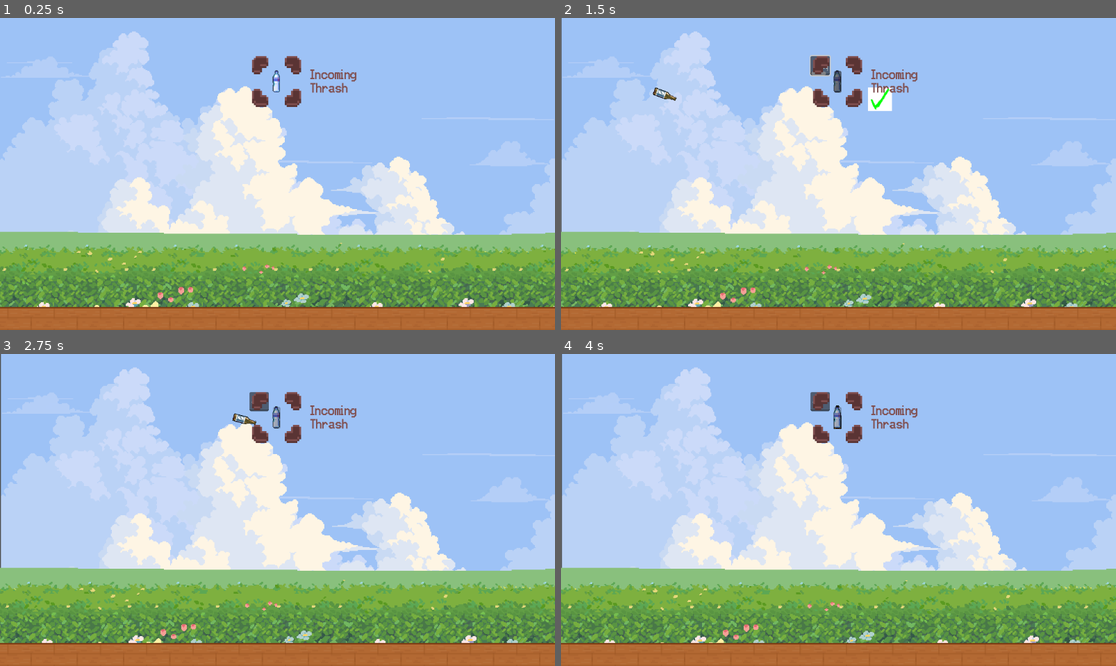
Above: before the commit, frames 1-4 (two rows, left to right).
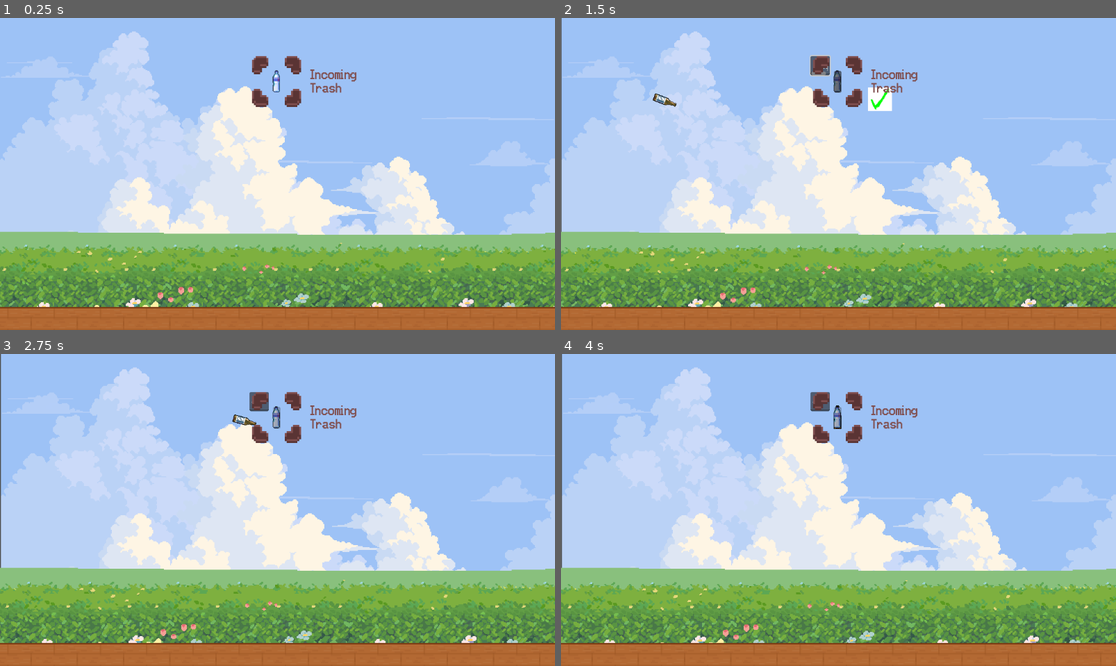
Above: after the commit, the same moments.

Repository: funkymonkeysgames/lame-jam-59
Game: Godot game, scene res://Scenes/main.tscn
Two runs of this game, one before a commit and one after it. Both use one fixed random seed, a clock stepped at 60 frames per second and the inputs below.
Inputs (mouse positions are in pixels of both pictures, inside the frame that each line leads up to; where the layout moved, square brackets give the same spot in the first picture):
- Up to frame 1 (0.25 s): no input
- Up to frame 2 (1.5 s): click (838, 80) at 0.5 s; click (821, 64) at 1.27 s; type "Alex" at 1.35 s
- Up to frame 3 (2.75 s): click (316, 435) at 2 s
- Up to frame 4 (4 s): click (805, 422) [805, 419] at 2.75 s; click (838, 416) at 3.5 s

The runs differ from the first frame. In frame 1, less than 0.1% of the frame differs, in the area x 56-63%, y 20-25%; in frame 2, 0.3%, in the area x 16-63%, y 20-29%; in frame 3, 0.2%; in frame 4, less than 0.1%.

Commit message:
clean up

Diff:
--- a/Scenes/main.tscn
+++ b/Scenes/main.tscn
@@ -16,7 +16,6 @@
 [ext_resource type="Texture2D" uid="uid://bjtulqs5l3hv0" path="res://Assets/UI/panel.png" id="14_jkdf5"]
 [ext_resource type="Texture2D" uid="uid://cyyvwngsuay0m" path="res://Assets/UI/box.png" id="15_wsu2k"]
 [ext_resource type="FontFile" uid="uid://djne8hhwxuugs" path="res://Assets/Fonts/easvhs.ttf" id="16_k12tt"]
-[ext_resource type="Script" uid="uid://cr5aldwomsi7m" path="res://Scripts/tetris_spawner.gd" id="17_h1bgf"]
 
 [sub_resource type="SpriteFrames" id="SpriteFrames_6bp64"]
 animations = [{
@@ -251,14 +250,6 @@
 position = Vector2(557.00006, 651)
 scale = Vector2(2000, 100)
 
-[node name="TetrisSpawner" parent="." unique_id=325327661 instance=ExtResource("3_8gbba")]
-process_mode = 4
-visible = false
-
-[node name="nextObjectPreview" parent="TetrisSpawner" index="0" unique_id=587752958]
-z_index = 3
-position = Vector2(875, 118)
-
 [node name="Background" type="Node2D" parent="." unique_id=1253728426]
 
 [node name="Floor2" type="Node2D" parent="Background" unique_id=1265041152]
@@ -384,7 +375,7 @@
 offset_top = 107.0
 offset_right = 794.0
 offset_bottom = 216.0
-text = "Incoming Thrash"
+text = "Incoming Trash"
 label_settings = SubResource("LabelSettings_h1bgf")
 autowrap_mode = 2
 
@@ -436,36 +427,7 @@
 label_settings = SubResource("LabelSettings_h1bgf")
 autowrap_mode = 2
 
-[node name="TetrisSpawner2" type="Node2D" parent="." unique_id=111871940 node_paths=PackedStringArray("nextObjectPreview")]
-process_mode = 4
-visible = false
-script = ExtResource("17_h1bgf")
-nextObjectPreview = NodePath("nextObjectPreview")
-
-[node name="nextObjectPreview" type="Sprite2D" parent="TetrisSpawner2" unique_id=1390683866]
-position = Vector2(574, 132)
-
-[node name="Button" type="Button" parent="TetrisSpawner2/nextObjectPreview" unique_id=1546908348]
-custom_minimum_size = Vector2(60, 60)
-anchors_preset = 8
-anchor_left = 0.5
-anchor_top = 0.5
-anchor_right = 0.5
-anchor_bottom = 0.5
-offset_left = -0.5
-offset_top = -0.5
-offset_right = 59.5
-offset_bottom = 59.5
-grow_horizontal = 2
-grow_vertical = 2
-theme_type_variation = &"FlatButton"
-action_mode = 0
-
 [node name="TetrisSpawner3" parent="." unique_id=464145678 instance=ExtResource("3_8gbba")]
 
 [connection signal="timeout" from="Background/Floor2/Timer" to="Background/Floor2/AnimatedSprite2D2" method="_on_timer_timeout"]
 [connection signal="timeout" from="Background/Sky/Timer" to="Background/Sky" method="_on_timer_timeout"]
-[connection signal="button_down" from="TetrisSpawner2/nextObjectPreview/Button" to="TetrisSpawner2" method="_on_button_button_down"]
-[connection signal="button_up" from="TetrisSpawner2/nextObjectPreview/Button" to="TetrisSpawner2" method="_on_button_button_up"]
-
-[editable path="TetrisSpawner"]
